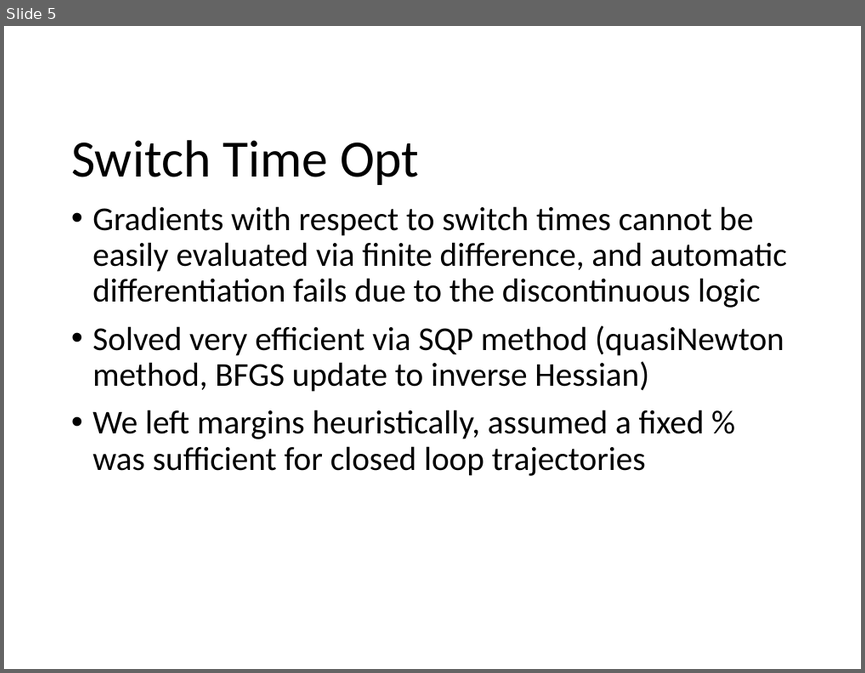
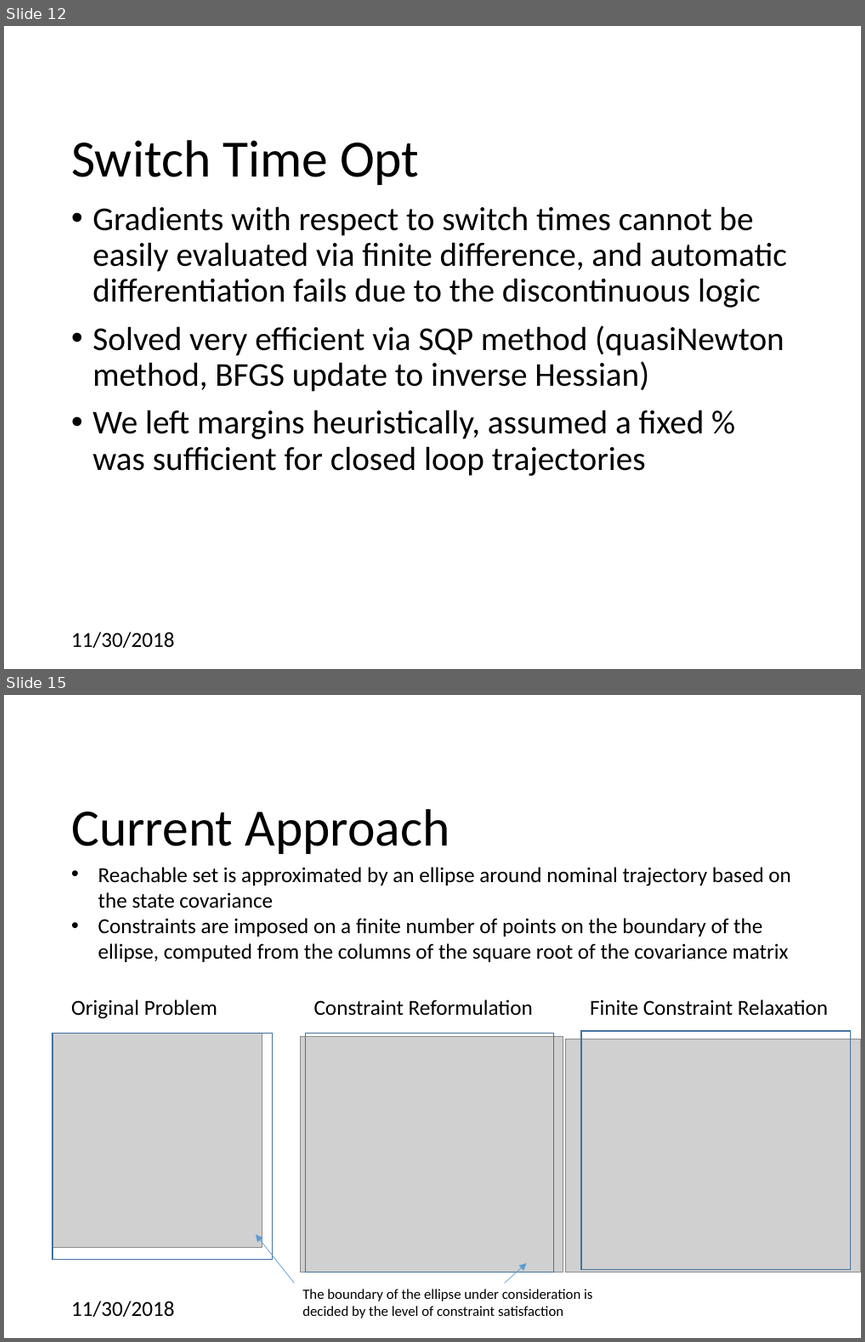
Before and after one commit to CDNoyes/EDL-Py, a slide deck: Documents/Qual Exam.pptx. Shown one above the other, each under a label of ours: slide 5 before the commit, slides 12 and 15 after it; the slides between them are not shown. The pictures are 865x673 and 865x1342 pixels, drawn with LibreOffice and Linux fonts; fonts in the diff are those of the drawing; grey boxes stand for pictures; background and template pictures are left out. Boxes give left, top, right and bottom in pixels: in the first picture for what was removed or moved away, otherwise in the second. Text is boxed around its words. In the diff, an @@ line names an element or a change of style, - is before the commit and + after.

```diff
--- a/Documents/Qual Exam.pptx
+++ b/Documents/Qual Exam.pptx
@@ slide 15 added at [4, 695, 861, 1338], background #FFFFFF @@
@@ title added at [71, 809, 449, 854], 44 pt, text #000000 @@
+Current Approach
@@ text added at [98, 867, 791, 962], 18 pt, text #000000 @@
+• Reachable set is approximated by an ellipse around nominal trajectory based on the state covariance
+• Constraints are imposed on a finite number of points on the boundary of the ellipse, computed from the columns of the square root of the covariance matrix
@@ text added at [71, 999, 217, 1019], 18 pt, text #000000 @@
+Original Problem
@@ text added at [314, 999, 533, 1015], 18 pt, text #000000 @@
+Constraint Reformulation
@@ text added at [590, 999, 828, 1015], 18 pt, text #000000 @@
+Finite Constraint Relaxation
@@ picture added at [52, 1032, 262, 1247] @@
@@ rectangle added at [52, 1032, 273, 1259], outline #43739E 1 pt @@
@@ picture added at [301, 1036, 562, 1271] @@
@@ rectangle added at [306, 1033, 554, 1272], outline #43739E 1 pt @@
@@ picture added at [566, 1038, 861, 1271] @@
@@ rectangle added at [581, 1031, 851, 1270], outline #43739E 1 pt @@
@@ arrow added from (295, 1282) to (256, 1234), #5B9BD5 0.5 pt @@
@@ arrow added from (505, 1282) to (527, 1263), #5B9BD5 0.5 pt @@
@@ text added at [71, 1300, 174, 1316], 18 pt, text #000000 @@
+11/30/2018
@@ text added at [302, 1288, 592, 1318], 12 pt, text #000000 @@
+The boundary of the ellipse under consideration is decided by the level of constraint satisfaction
@@ what was slide 5 is now slide 12 @@
@@ slide 12 changed as well @@
@@ text added at [71, 631, 174, 647], 18 pt, text #000000 @@
+11/30/2018
```
Also in this commit, not shown: 27 other slides changed, 5 other slides added, 1 slide removed.
